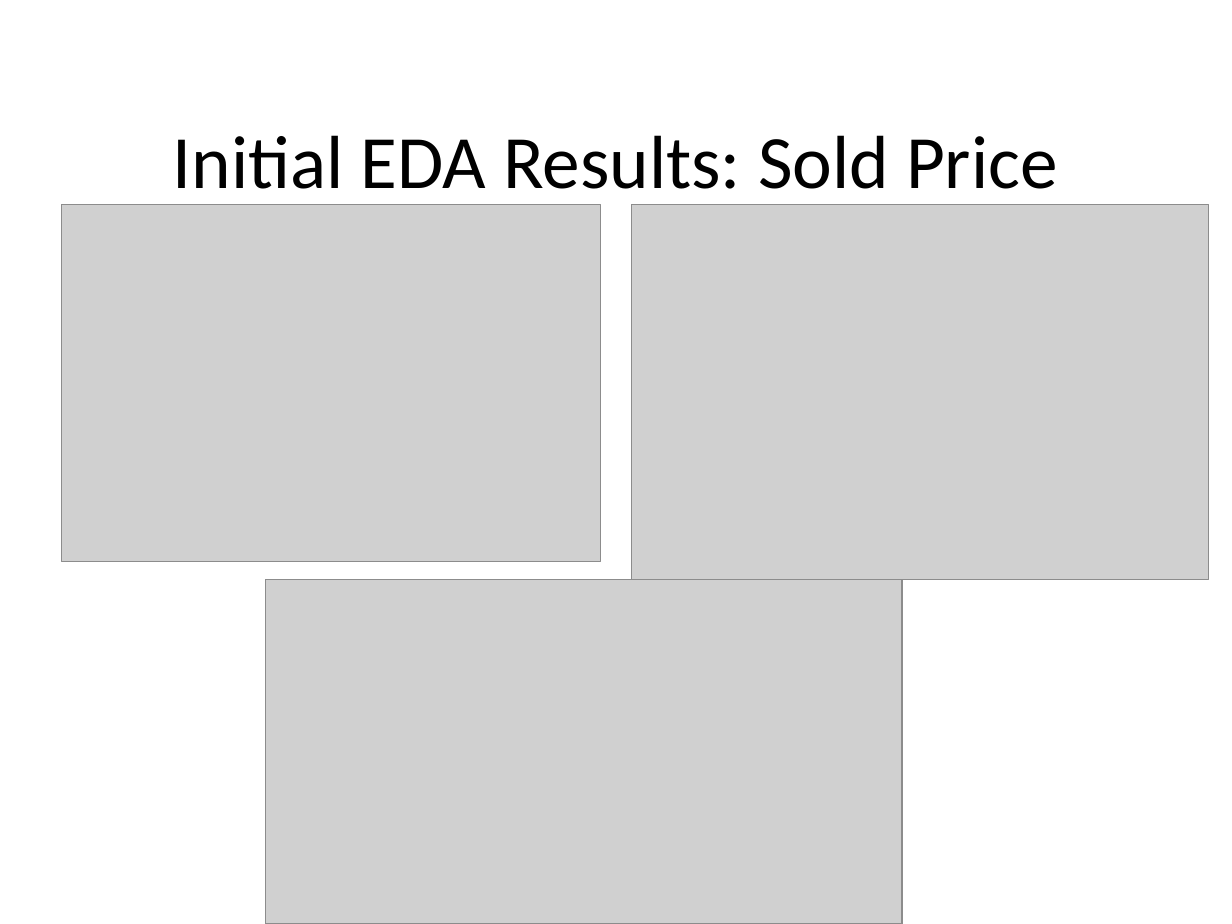
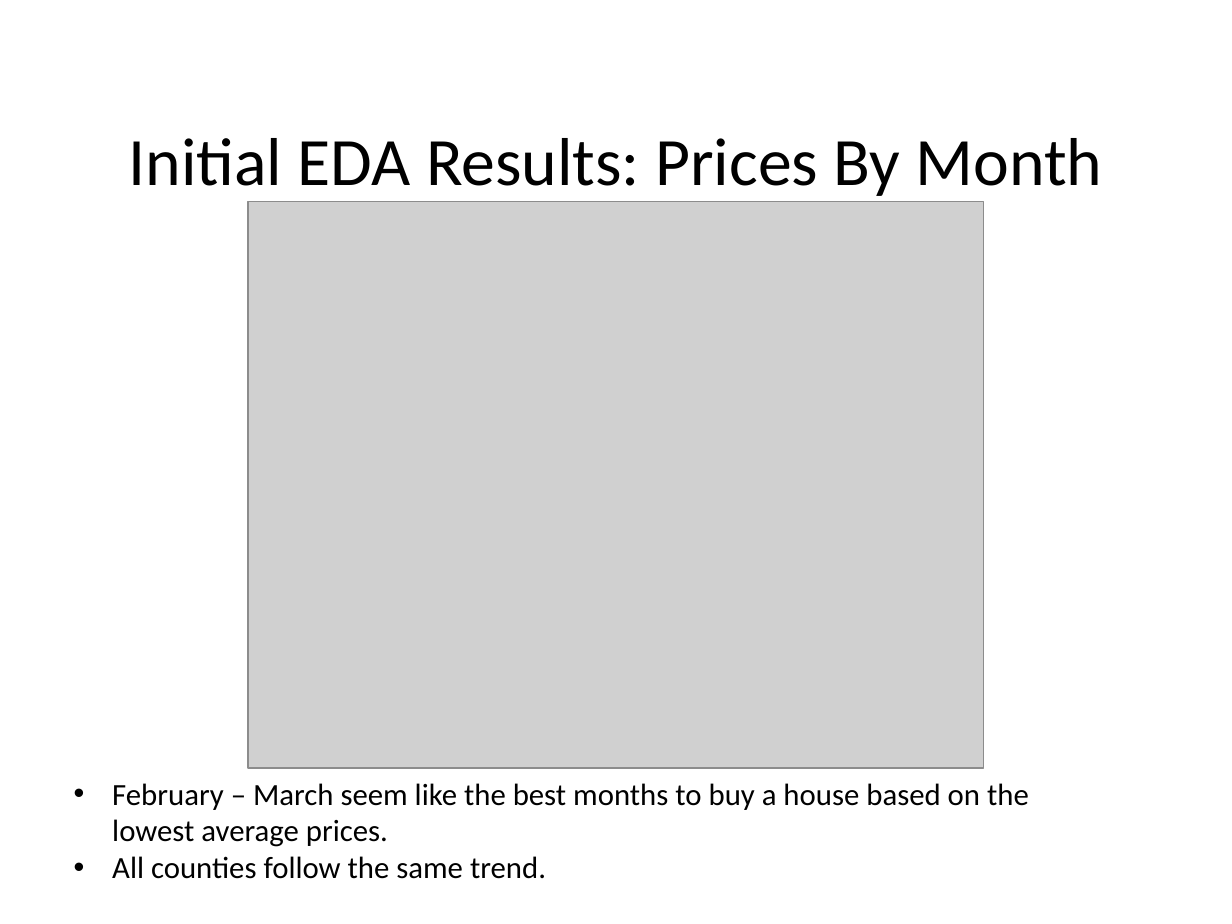
Before and after one commit to DATA-606-SPRING-2022/Zach_DATA606, a slide deck: slide 7 of Presentations/EDA_Presentation.pptx. Drawn at 1232x924 pixels with LibreOffice and Linux fonts; fonts in the diff are those of the drawing; grey boxes stand for pictures; background and template pictures are left out. Boxes give left, top, right and bottom in pixels: in the first picture for what was removed or moved away, otherwise in the second. Text is boxed around its words. In the diff, an @@ line names an element or a change of style, - is before the commit and + after.

```diff
--- a/Presentations/EDA_Presentation.pptx
+++ b/Presentations/EDA_Presentation.pptx
@@ title at <box>129,138,1103,202</box>: text changed; size 44 to 39.6 pt @@
-Initial EDA Results: Sold Price
+Initial EDA Results: Prices By Month
@@ picture removed at <box>62,205,600,562</box> @@
@@ picture added at <box>248,202,983,769</box> @@
@@ picture removed at <box>632,205,1210,579</box> @@
@@ picture removed at <box>265,580,902,924</box> @@
@@ text added at <box>112,783,1029,879</box>, 18 pt, text #000000 @@
+• February – March seem like the best months to buy a house based on the lowest average prices.
+• All counties follow the same trend.
```
Also in this commit, not shown: 3 other slides changed, 4 slides added, 4 other files.
